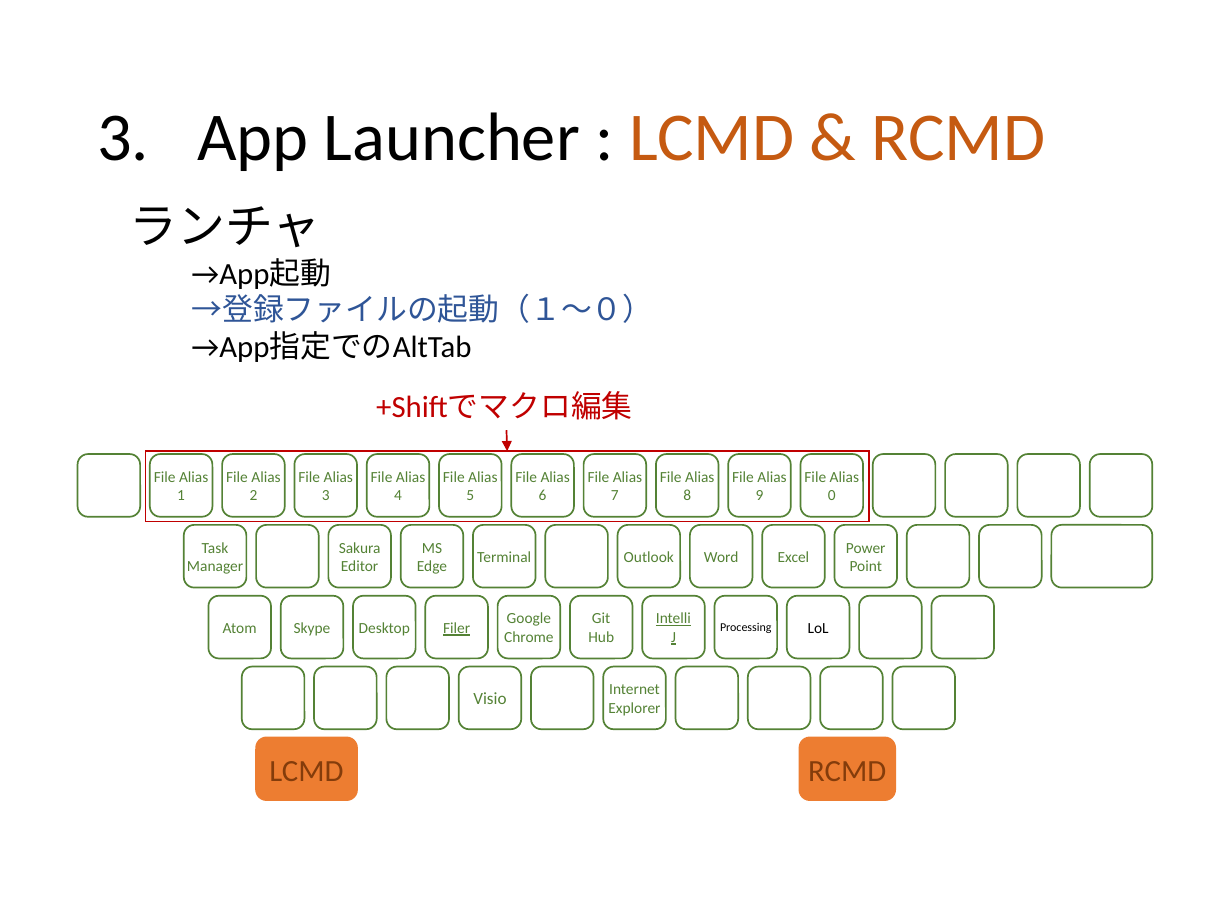
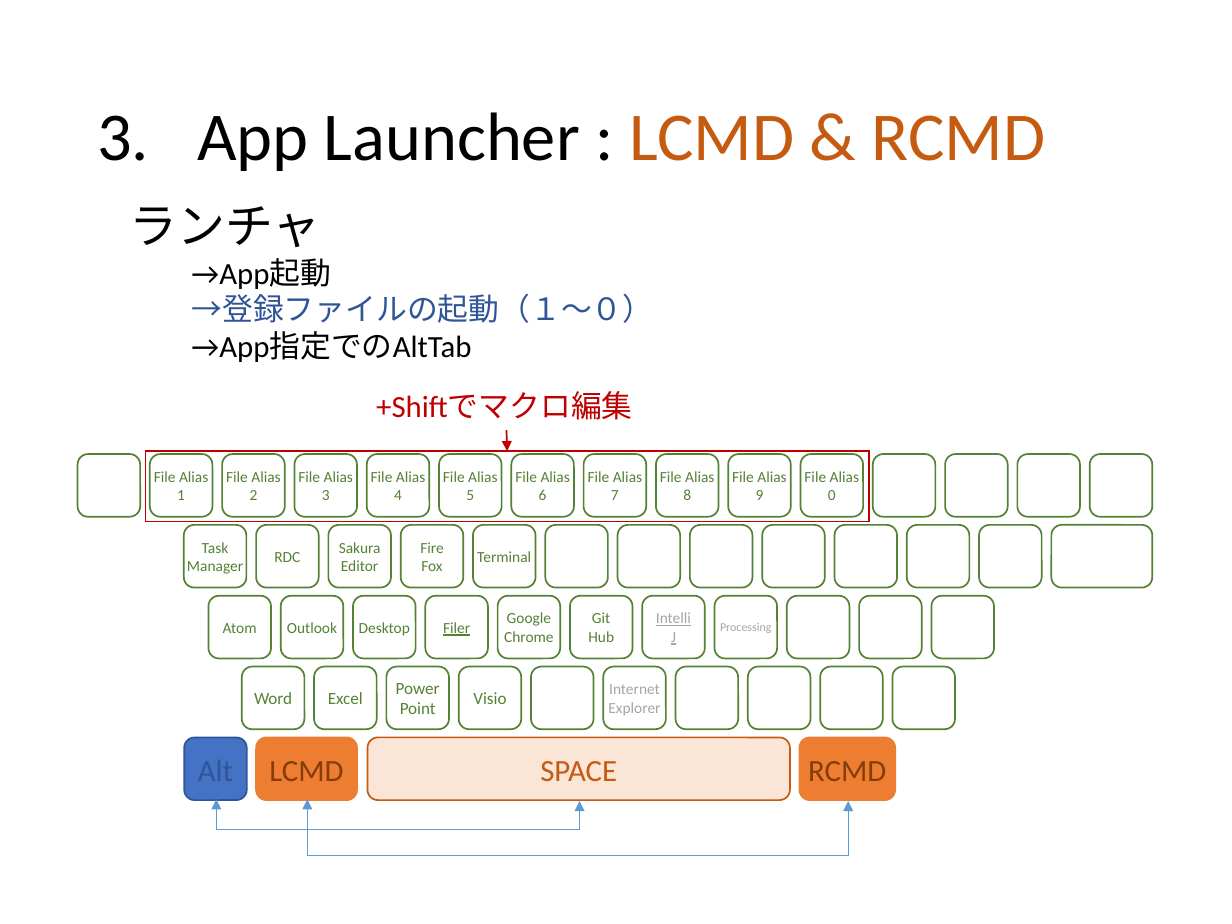
Before and after one commit to ittooo66/myAHK, a slide deck: slide 8 of MANUAL.pptx. Drawn at 1232x924 pixels with LibreOffice and Linux fonts; fonts in the diff are those of the drawing. Boxes give left, top, right and bottom in pixels: in the first picture for what was removed or moved away, otherwise in the second. Text is boxed around its words. In the diff, an @@ line names an element or a change of style, - is before the commit and + after.

```diff
--- a/MANUAL.pptx
+++ b/MANUAL.pptx
@@ text in rounded rectangle at [274, 552, 300, 562]: text added @@
+RDC
@@ text in rounded rectangle at [420, 542, 443, 571]: text changed @@
-MS
-Edge
+Fire
+Fox
@@ text in rounded rectangle at [624, 551, 674, 562]: text removed @@
-Outlook
@@ text in rounded rectangle at [704, 551, 738, 562]: text removed @@
-Word
@@ text in rounded rectangle at [778, 551, 810, 562]: text removed @@
-Excel
@@ text in rounded rectangle at [846, 543, 886, 571]: text removed @@
-Power
-Point
@@ rounded rectangle "Intelli" at [642, 596, 705, 659]: text colour #548235 to #A5A5A5 @@
@@ rounded rectangle "Processing" at [715, 596, 777, 659]: text colour #000000 to #A5A5A5 @@
@@ text in rounded rectangle at [287, 622, 337, 633]: text changed @@
-Skype
+Outlook
@@ text in rounded rectangle at [808, 623, 829, 633]: text removed @@
-LoL
@@ text in rounded rectangle at [396, 683, 440, 714]: text added @@
+Power
+Point
@@ rounded rectangle "Internet" at [604, 667, 667, 729]: text colour #548235 to #A5A5A5 @@
@@ text in rounded rectangle at [254, 692, 292, 704]: text added @@
+Word
@@ text in rounded rectangle at [328, 692, 363, 704]: text added @@
+Excel
@@ rounded rectangle added at [184, 738, 246, 801], fill #4472C4, outline #2F5597 1 pt @@
@@ rounded rectangle added at [367, 738, 790, 801], fill #FBE5D6, outline #C55A11 1 pt, 18 pt, text #C55A11 @@
+SPACE
@@ elbow double arrow added from (217, 800) to (579, 801), #5B9BD5 0.5 pt @@
@@ elbow double arrow added from (308, 800) to (848, 801), #5B9BD5 0.5 pt @@
```
Also in this commit, not shown: 2 other slides changed, 1 slide added, 1 slide removed.
